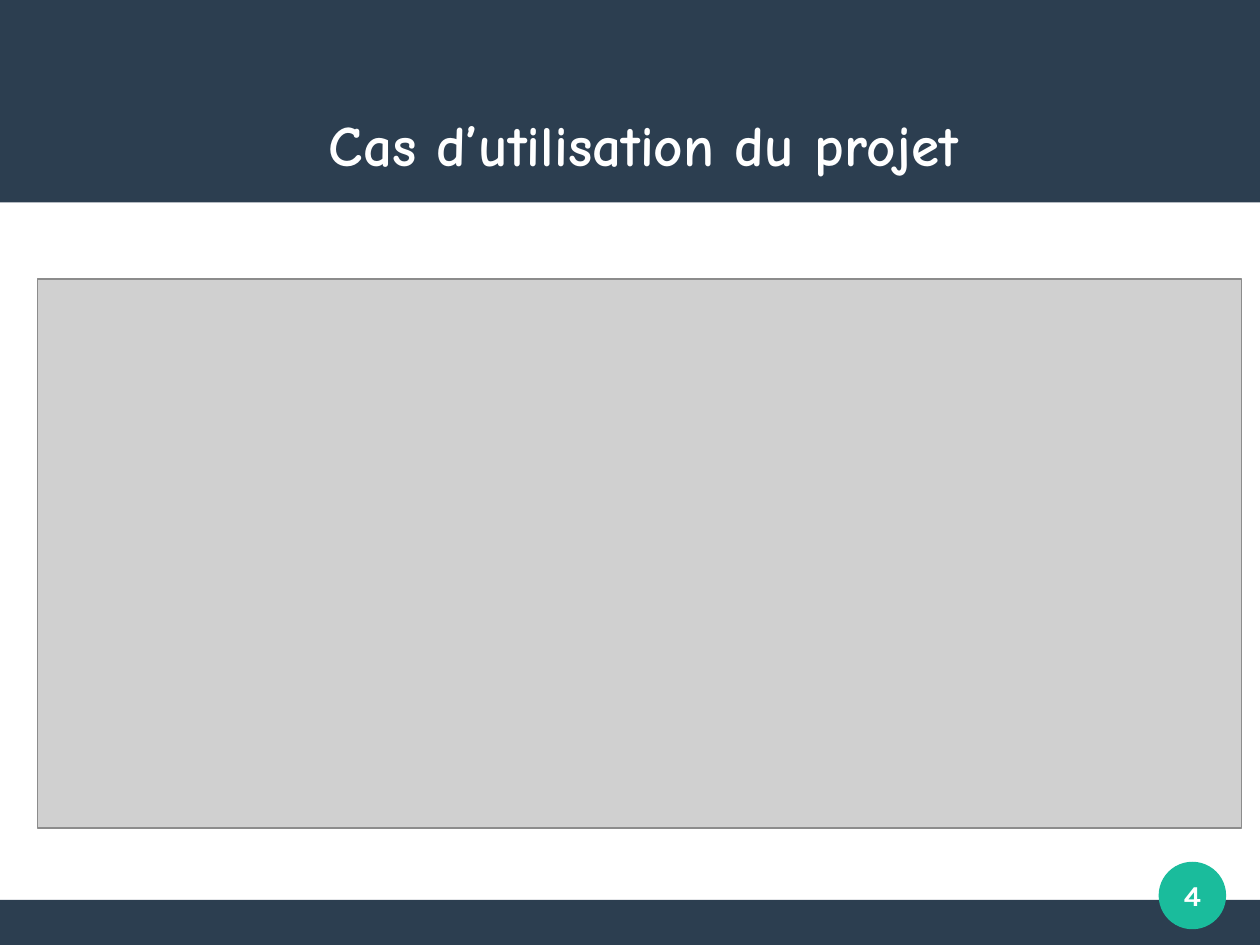
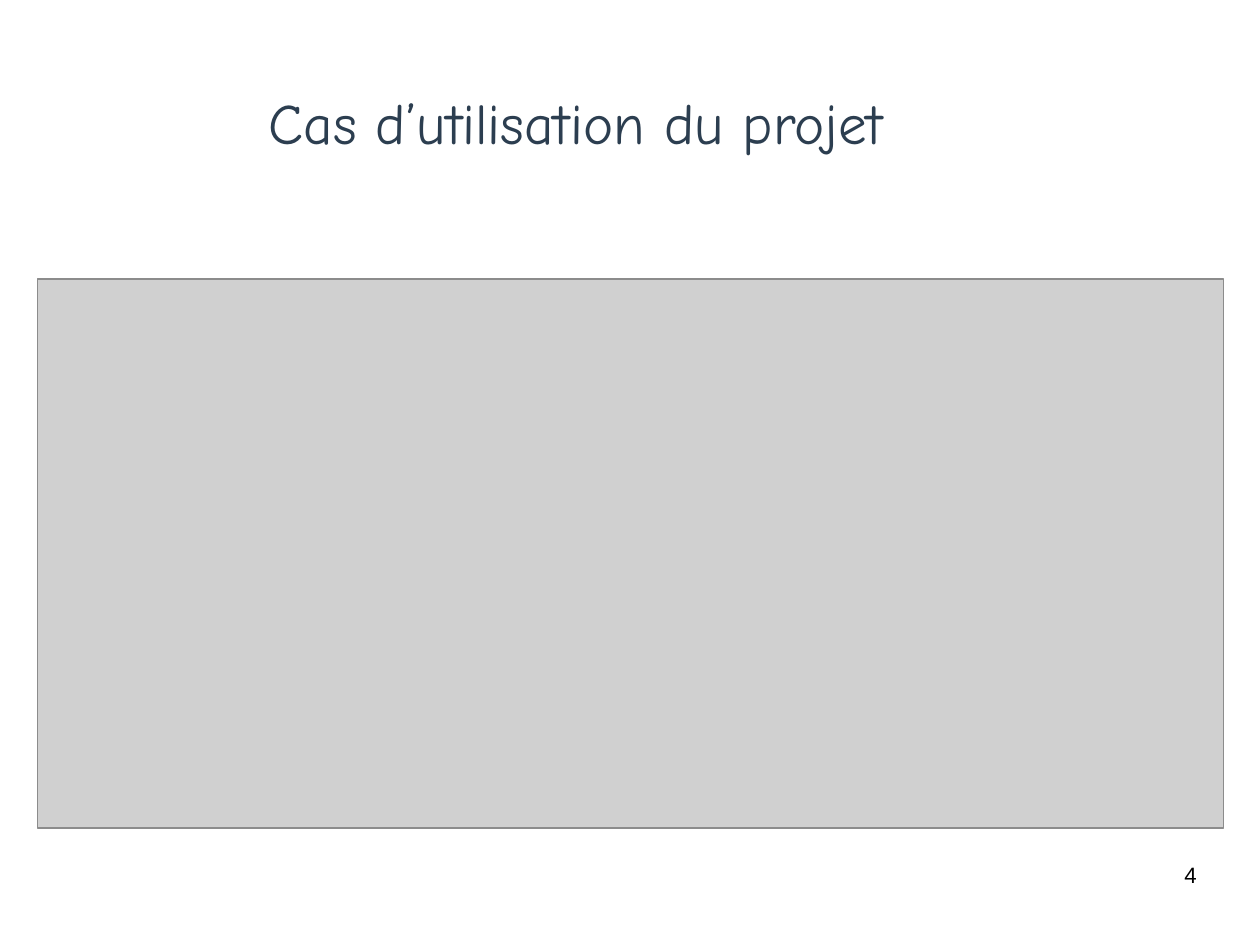
Before and after one commit to PinaudLucas/Projet, a slide deck: slide 4 of Lucas/Revue_1.odp. Drawn at 1260x945 pixels with LibreOffice and Linux fonts; fonts in the diff are those of the drawing; grey boxes stand for pictures; background and template pictures are left out. Boxes give left, top, right and bottom in pixels: in the first picture for what was removed or moved away, otherwise in the second. Text is boxed around its words. In the diff, an @@ line names an element or a change of style, - is before the commit and + after.

```diff
--- a/Lucas/Revue_1.odp
+++ b/Lucas/Revue_1.odp
@@ rectangle removed at (0, 0, 1260, 202) @@
@@ title "Cas d’utilisation du projet": place and size @@
-title "Cas d’utilisation du projet" at (329, 126, 958, 177)
+title "Cas d’utilisation du projet" at (269, 103, 883, 156)
@@ title "Cas d’utilisation du projet" at (269, 103, 883, 156): text colour #FFFFFF to #2C3E50, bold off @@
@@ picture: place and size @@
-picture at (38, 279, 1242, 828)
+picture at (38, 279, 1225, 828)
@@ page number: place and size @@
-page number at (1184, 887, 1201, 906)
+page number at (1184, 867, 1196, 883)
@@ page number at (1184, 867, 1196, 883): size 18 to 14 pt, font Karla to Arial, text colour #FFFFFF to #000000, bold off; alignment centre to right; vertical alignment middle to top @@
@@ ellipse removed at (1159, 862, 1227, 930) @@
@@ rectangle removed at (0, 900, 1260, 944) @@
```
Also in this commit, not shown: 5 other slides changed, 1 slide added, 3 other files.
